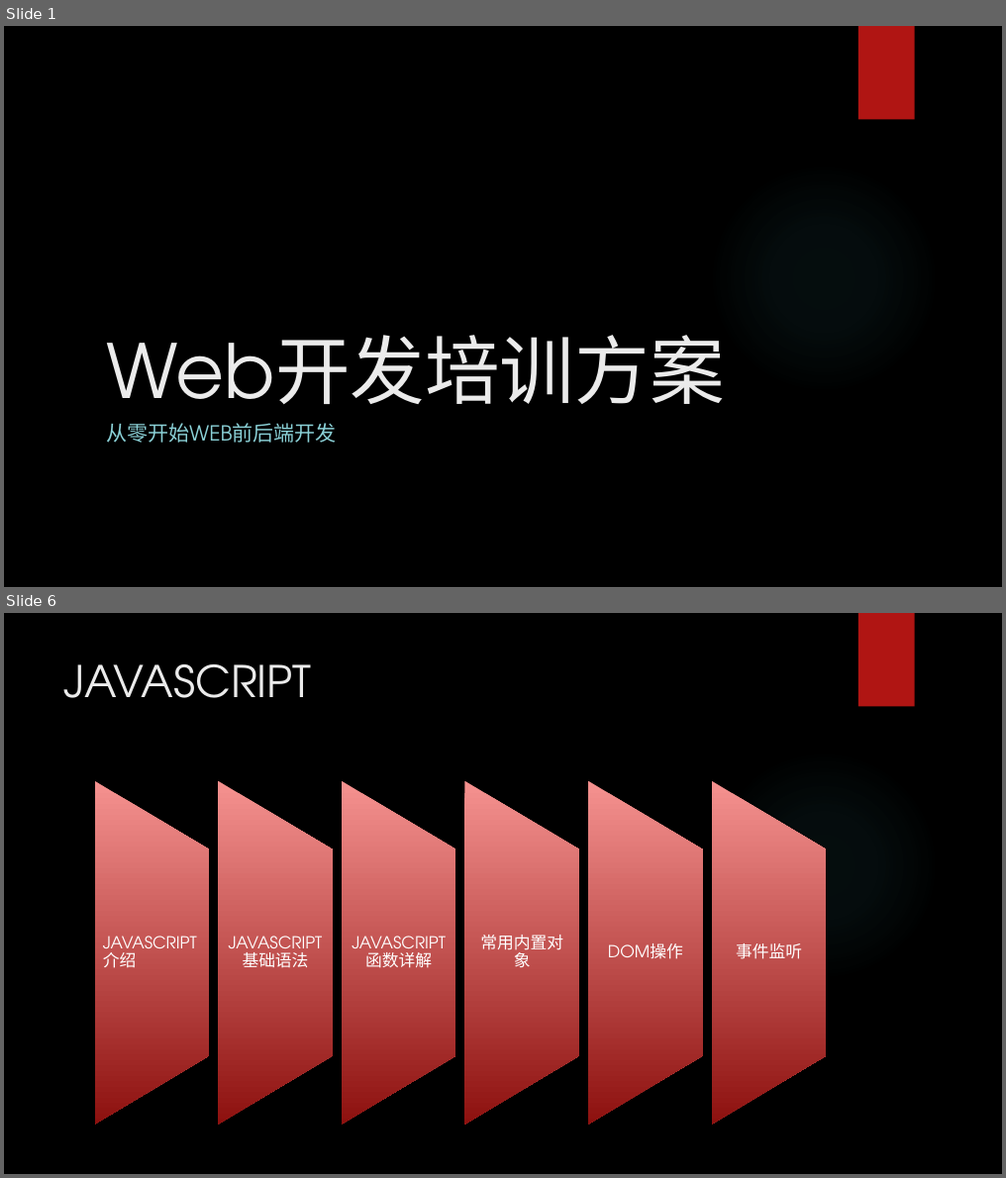
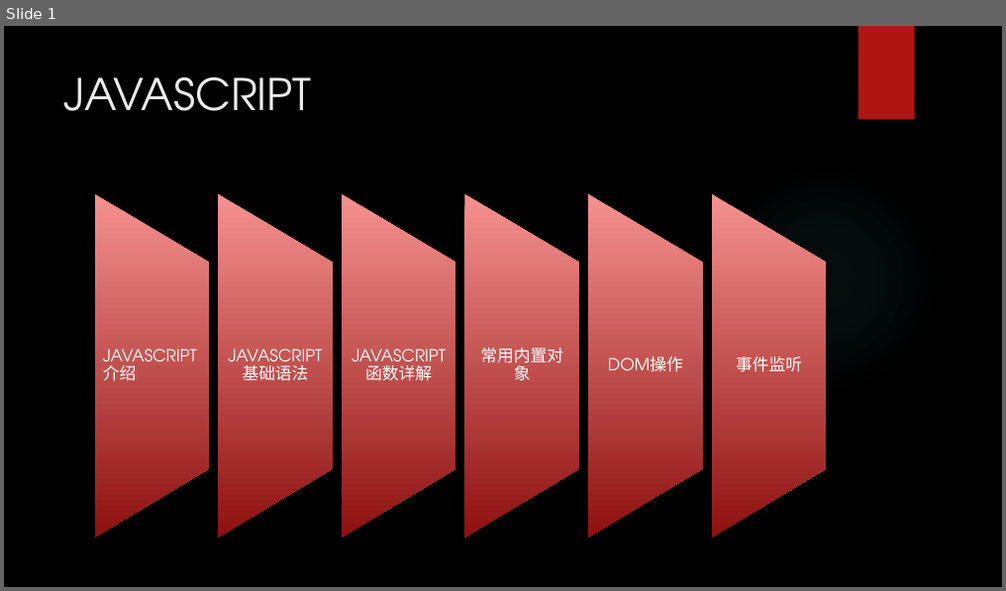
Before and after one commit to chunchill/WEB-Training, a slide deck: 03.JavaScript/JavaScript York.pptx. Shown one above the other, each under a label of ours: slides 1 and 6 before the commit, slide 1 after it; the slides between them are not shown. The pictures are 1006x1178 and 1006x591 pixels, drawn with LibreOffice and Linux fonts; fonts in the diff are those of the drawing; background and template pictures are left out. Boxes give left, top, right and bottom in pixels: in the first picture for what was removed or moved away, otherwise in the second. Text is boxed around its words. In the diff, an @@ line names an element or a change of style, - is before the commit and + after.

```diff
--- a/03.JavaScript/JavaScript York.pptx
+++ b/03.JavaScript/JavaScript York.pptx
@@ slide 1 removed at <box>4,26,1002,587</box>, background picture (left out); not listed: 2 template elements that a slide beside it also shows @@
@@ title removed at <box>106,335,725,432</box> @@
-Web开发培训方案
@@ subtitle removed at <box>106,423,337,443</box> @@
-从零开始WEB前后端开发
@@ what was slide 6 is now slide 1 @@
```
Also in this commit, not shown: 3 slides changed, 7 slides added, 6 other slides removed, 9 other files.
